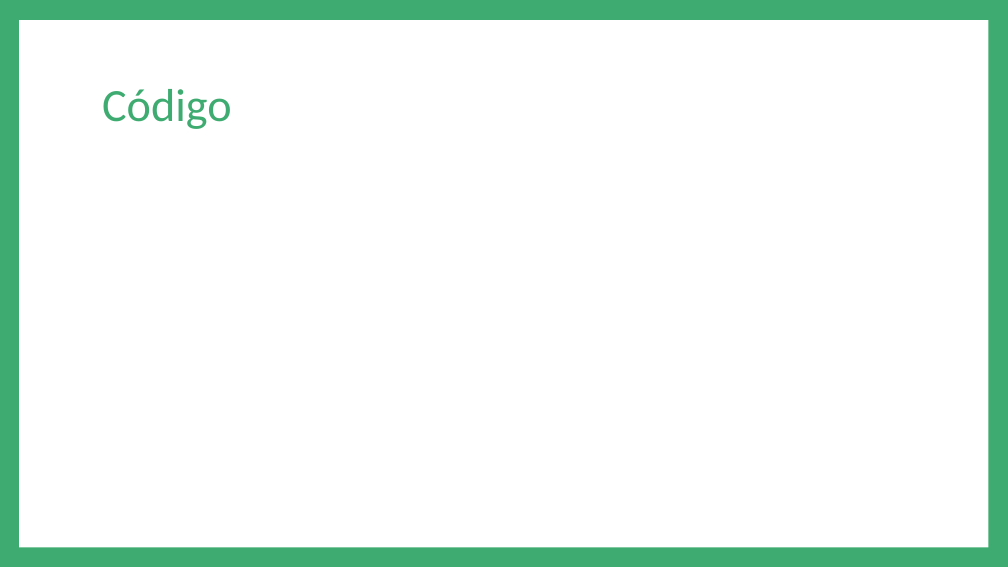
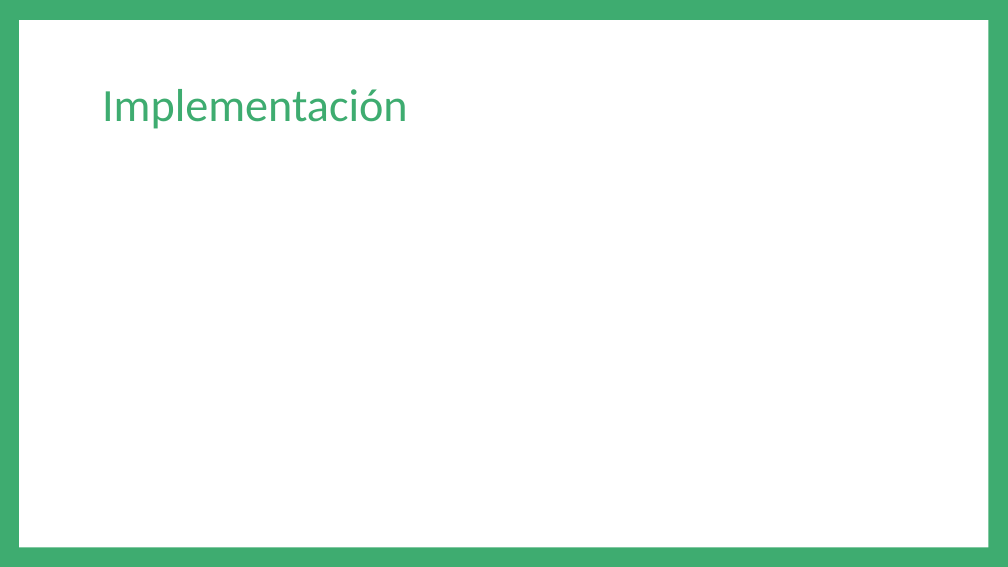
Before and after one commit to andreav13/Proyecto2, a slide deck: slide 9 of Presentación.pptx. Drawn at 1008x567 pixels with LibreOffice and Linux fonts; fonts in the diff are those of the drawing; grey boxes stand for pictures. Boxes give left, top, right and bottom in pixels: in the first picture for what was removed or moved away, otherwise in the second. Text is boxed around its words. In the diff, an @@ line names an element or a change of style, - is before the commit and + after.

```diff
--- a/Presentación.pptx
+++ b/Presentación.pptx
@@ title at (x1=102, y1=89, x2=408, y2=129): text changed @@
-Código
+Implementación
```
Also in this commit, not shown: 7 other slides changed, 3 slides added, 3 slides removed.
